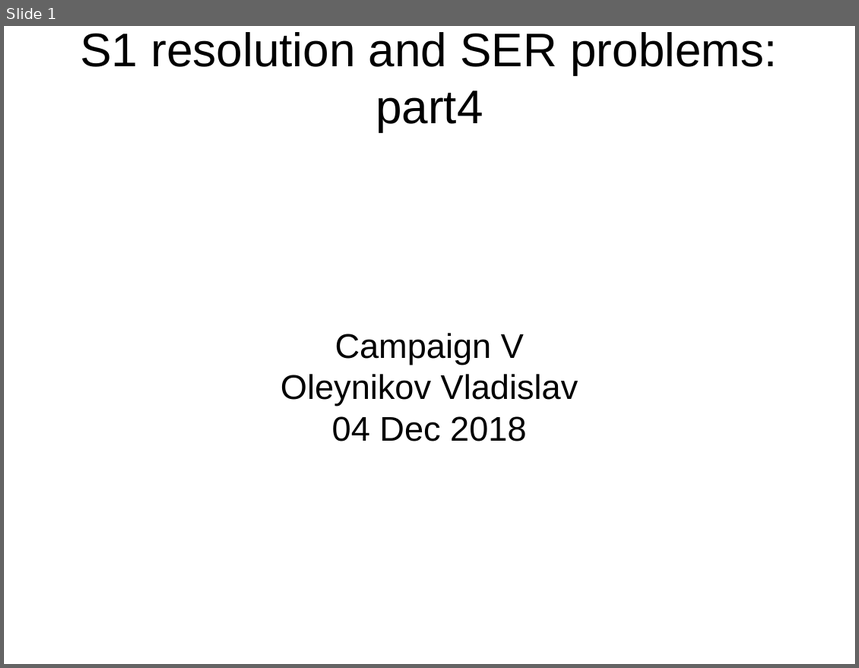
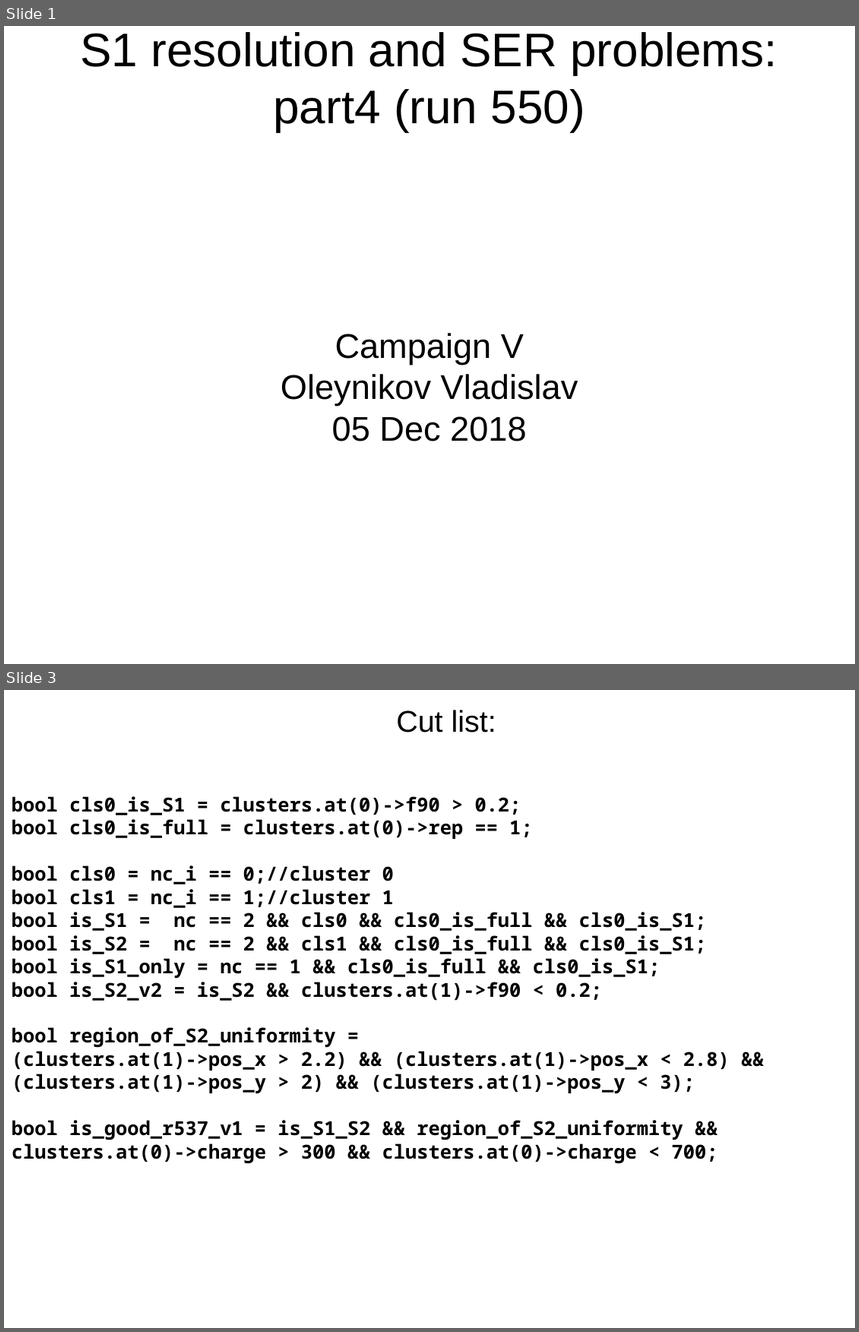
Before and after one commit to Vlad-ole/Red_Reports, a slide deck: S1 resolution and SER problems:part4 (run 550).odp. Shown one above the other, each under a label of ours: slide 1 before the commit, slides 1 and 3 after it; the slides between them are not shown. The pictures are 859x668 and 859x1332 pixels, drawn with LibreOffice and Linux fonts; fonts in the diff are those of the drawing. Boxes give left, top, right and bottom in pixels: in the first picture for what was removed or moved away, otherwise in the second. Text is boxed around its words. In the diff, an @@ line names an element or a change of style, - is before the commit and + after.

Commit message:
add S1 resolution

```diff
--- a/S1 resolution and SER problems:part4 (run 550).odp
+++ b/S1 resolution and SER problems:part4 (run 550).odp
@@ slide 3 added at <box>4,690,855,1328</box>, background #FFFFFF @@
@@ text added at <box>396,710,496,733</box>, 28 pt, text #000000 @@
+Cut list:
@@ text added at <box>12,796,730,1164</box>, 18 pt, text #000000, bold @@
+bool cls0_is_S1 = clusters.at(0)->f90 > 0.2;
+bool cls0_is_full = clusters.at(0)->rep == 1;
+bool cls0 = nc_i == 0;//cluster 0
+bool cls1 = nc_i == 1;//cluster 1
+bool is_S1 = nc == 2 && cls0 && cls0_is_full && cls0_is_S1;
+bool is_S2 = nc == 2 && cls1 && cls0_is_full && cls0_is_S1;
+bool is_S1_only = nc == 1 && cls0_is_full && cls0_is_S1;
+bool is_S2_v2 = is_S2 && clusters.at(1)->f90 < 0.2;
+bool region_of_S2_uniformity =
+(clusters.at(1)->pos_x > 2.2) && (clusters.at(1)->pos_x < 2.8) &&
+(clusters.at(1)->pos_y > 2) && (clusters.at(1)->pos_y < 3);
+bool is_good_r537_v1 = is_S1_S2 && region_of_S2_uniformity && clusters.at(0)->charge > 300 && clusters.at(0)->charge < 700;
@@ slide 1 changed as well @@
@@ title at <box>81,32,777,132</box>: text changed @@
-S1 resolution and SER problems:
-part4
+S1 resolution and SER problems:
+part4 (run 550)
@@ subtitle at <box>332,417,526,442</box>: text changed @@
-04 Dec 2018
+05 Dec 2018
```
Also in this commit, not shown: 24 other slides added, 7 slides removed, 4 other files.
